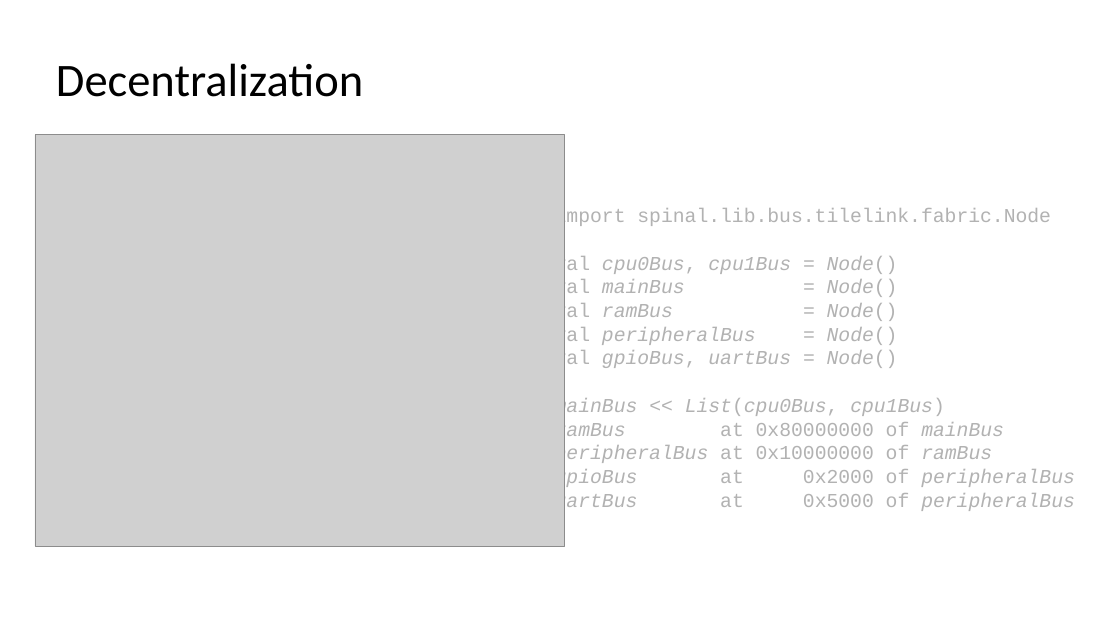
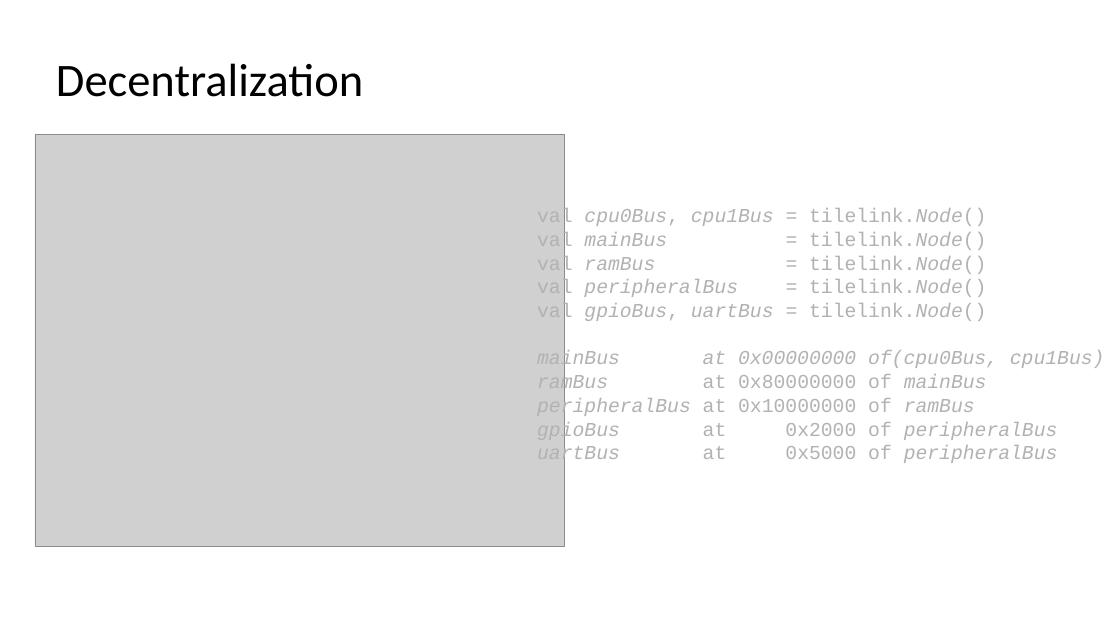
Before and after one commit to SpinalHDL/SpinalDoc, a slide deck: slide 23 of presentation/en/fsic_100723/fsic_100723.odp. Drawn at 1120x630 pixels with LibreOffice and Linux fonts; fonts in the diff are those of the drawing; grey boxes stand for pictures. Boxes give left, top, right and bottom in pixels: in the first picture for what was removed or moved away, otherwise in the second. Text is boxed around its words. In the diff, an @@ line names an element or a change of style, - is before the commit and + after.

```diff
--- a/presentation/en/fsic_100723/fsic_100723.odp
+++ b/presentation/en/fsic_100723/fsic_100723.odp
@@ text at [537, 208, 1105, 465]: text changed @@
-import spinal.lib.bus.tilelink.fabric.Node
-val cpu0Bus, cpu1Bus = Node()
-val mainBus = Node()
-val ramBus = Node()
-val peripheralBus = Node()
-val gpioBus, uartBus = Node()
-mainBus << List(cpu0Bus, cpu1Bus)
-ramBus at 0x80000000 of mainBus
-peripheralBus at 0x10000000 of ramBus
-gpioBus at 0x2000 of peripheralBus
-uartBus at 0x5000 of peripheralBus
+val cpu0Bus, cpu1Bus = tilelink.Node()
+val mainBus = tilelink.Node()
+val ramBus = tilelink.Node()
+val peripheralBus = tilelink.Node()
+val gpioBus, uartBus = tilelink.Node()
+mainBus at 0x00000000 of(cpu0Bus, cpu1Bus)
+ramBus at 0x80000000 of mainBus
+peripheralBus at 0x10000000 of ramBus
+gpioBus at 0x2000 of peripheralBus
+uartBus at 0x5000 of peripheralBus
```
Also in this commit, not shown: 9 other slides changed, 1 slide removed, 1 other file.
